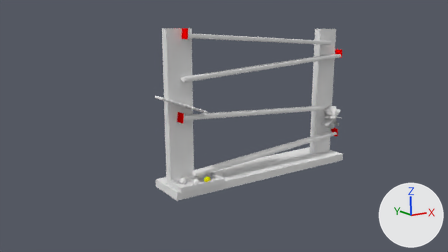
The Blender file scenes/kugelbahn.blend, before and after one commit.
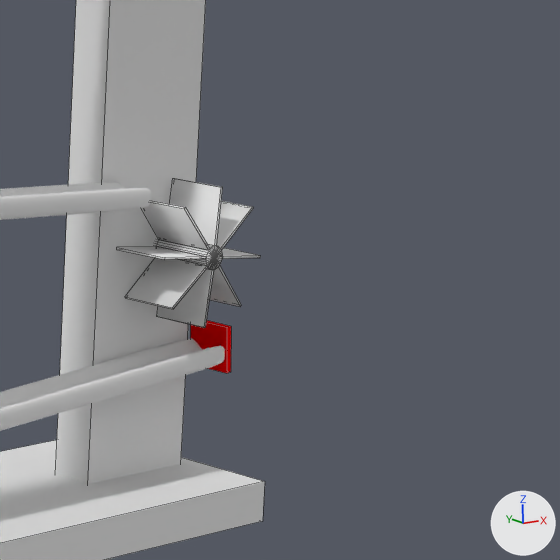
The first picture shows the older version from the file's camera 'Camera'. The close-ups show both versions on the part from 67% to 87% of the width and 30% to 66% of the height of that picture; other places that the commit changed are outside them. Arrows for +X, +Y and +Z are at lower right; the lights stay in place. The close-ups show mesh edges as thin lines.

The first close-up shows 'Bahnabschnitt3', 'Bahnabschnitt4', 'Pfeiler', 'Rad', 'RadAchse', 'Standfuss', 'Stopper2'.
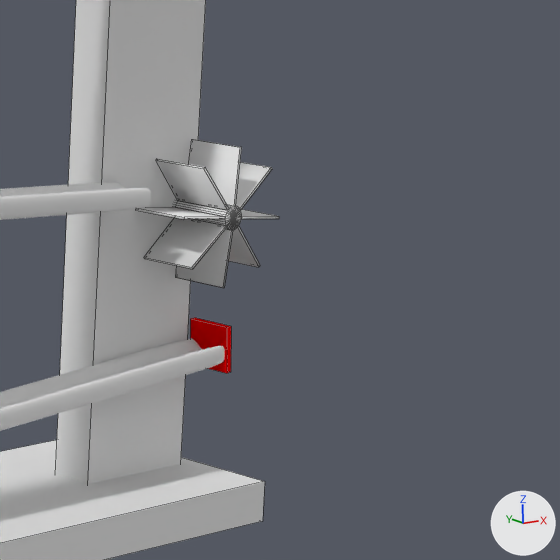
Where the newer file only moved an object's origin or applied its transform, the numbers keep the older frame.

What differs and where, as boxes [x1, y1, x2, y2] in the close-ups (560 x 560 px):
'Rad', mesh moved
    before: [117, 178, 261, 328]
    after: [136, 139, 279, 288]

Diff of the bpy script that builds the scene:
```diff
--- a/scenes/kugelbahn.blend.py
+++ b/scenes/kugelbahn.blend.py
@@ me_cylinder_002 @@
 me_cylinder_002.from_pydata(...)  # 64 vertices, 40 faces; spans x -5.8..5.79, y -5.79..5.79, z -0.38..1.0
 # used by ob_rad; location = (1.73, -0.139, 0.828); rotation_euler = (1.571, 0.0, 0.0), in degrees (90, 0, 0); scale = (0.0394, 0.0394, 0.154)
+# me_cylinder_002 part 1: the whole mesh is moved by (2.03, 3.09, 0.0)
 me_cylinder_002.materials.append(mat_holzdunkelkugel)
```
